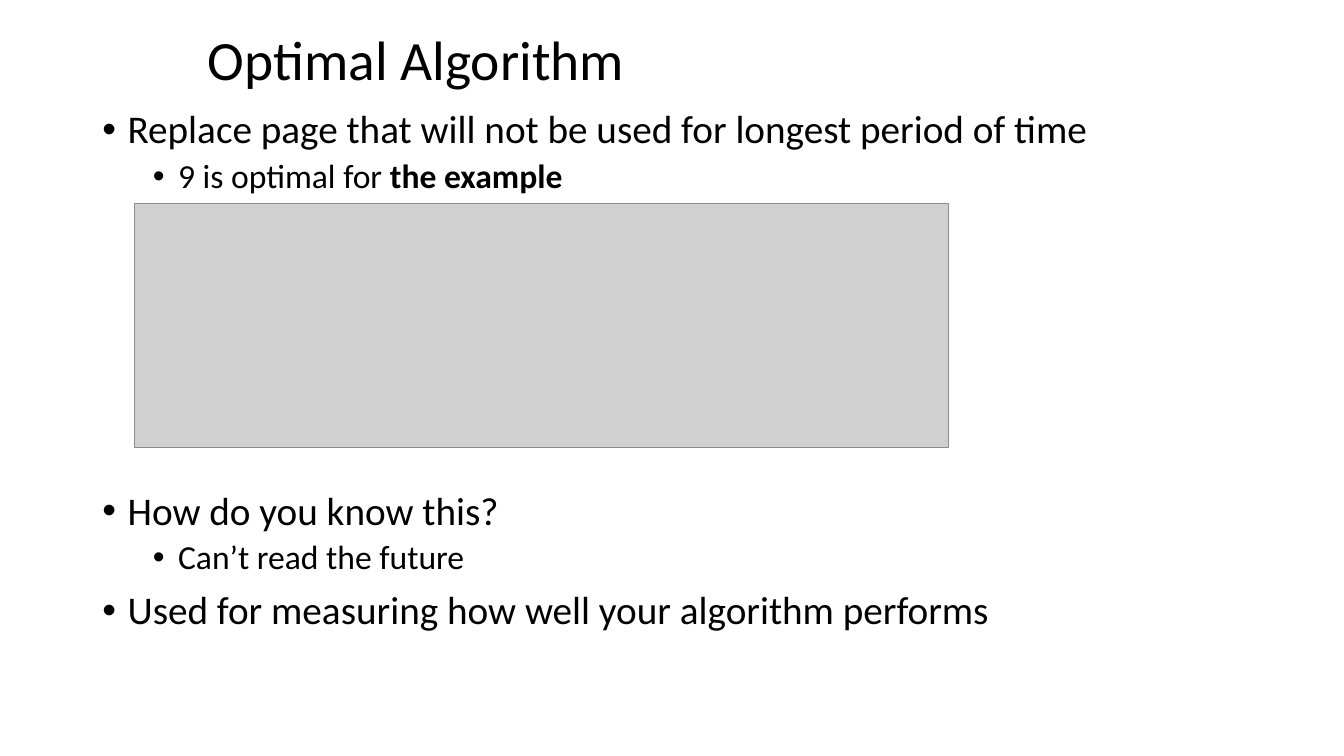
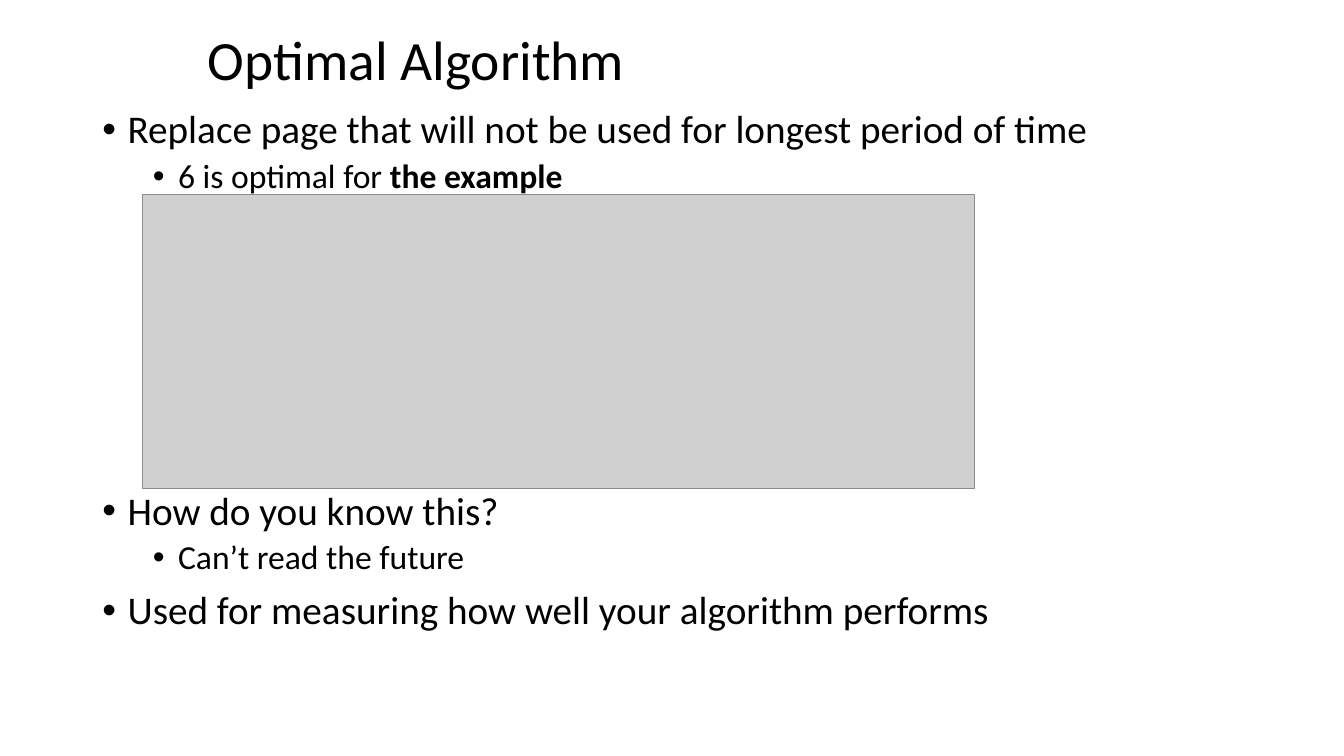
Before and after one commit to jb23lm87/OS-prednasky, a slide deck: slide 31 of OS 5 Správa pamäti II.pptx. Drawn at 1344x756 pixels with LibreOffice and Linux fonts; fonts in the diff are those of the drawing; grey boxes stand for pictures. Boxes give left, top, right and bottom in pixels: in the first picture for what was removed or moved away, otherwise in the second. Text is boxed around its words. In the diff, an @@ line names an element or a change of style, - is before the commit and + after.

```diff
--- a/OS 5 Správa pamäti II.pptx
+++ b/OS 5 Správa pamäti II.pptx
@@ text at box(178, 164, 562, 196): text changed @@
-  • 9 is optimal for the example
+  • 6 is optimal for the example
@@ picture: place and size @@
-picture at box(134, 204, 949, 448)
+picture at box(142, 195, 974, 488)
```
Also in this commit, not shown: 6 other slides changed.
